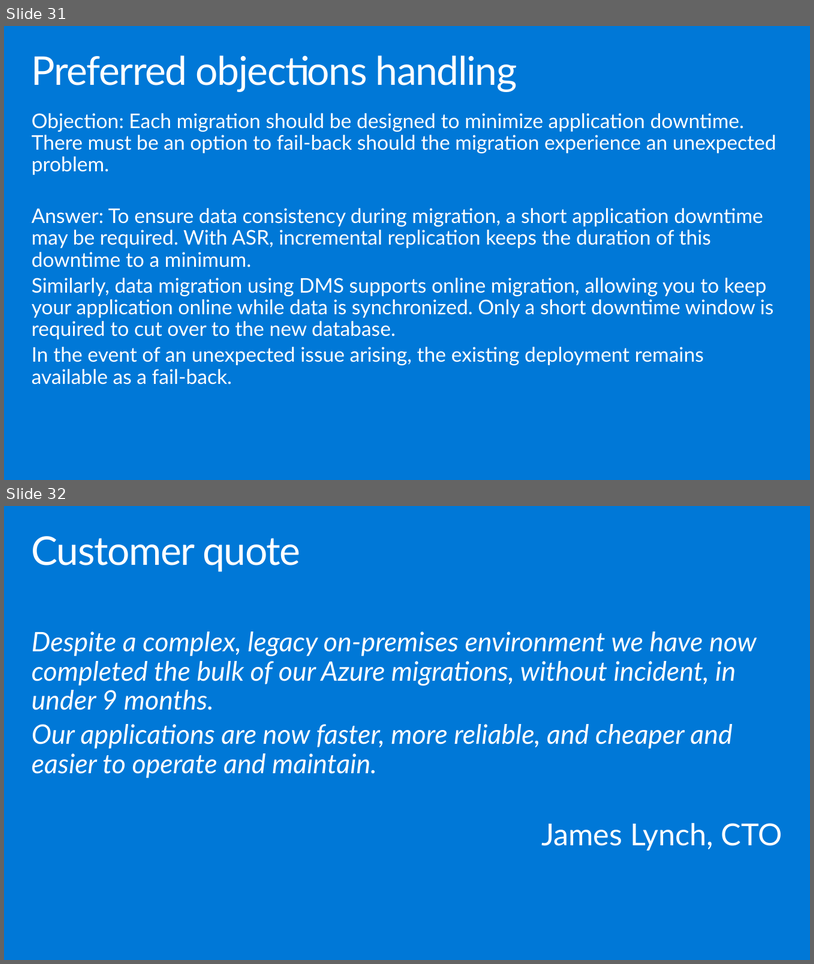
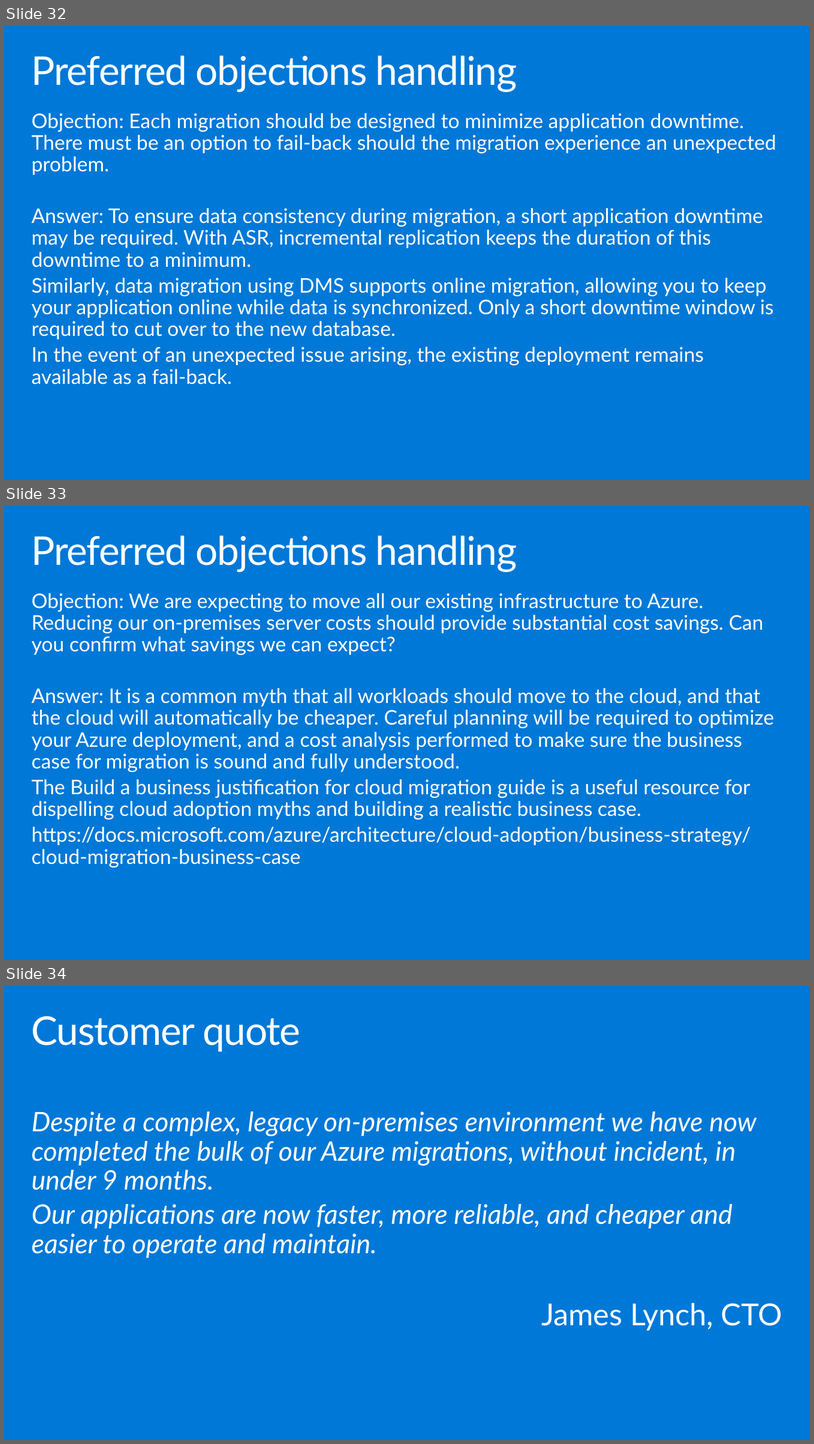
Before and after one commit to yachoukh/MCW-Line-of-business-application-migration, a slide deck: Whiteboard design session/WDS trainer presentation - Azure Migration.pptx. Shown one above the other, each under a label of ours: slides 31 and 32 before the commit, slides 32, 33 and 34 after it. The pictures are 814x964 and 814x1444 pixels, drawn with LibreOffice and Linux fonts; fonts in the diff are those of the drawing. Boxes give left, top, right and bottom in pixels: in the first picture for what was removed or moved away, otherwise in the second. Text is boxed around its words. In the diff, an @@ line names an element or a change of style, - is before the commit and + after.

```diff
--- a/Whiteboard design session/WDS trainer presentation - Azure Migration.pptx
+++ b/Whiteboard design session/WDS trainer presentation - Azure Migration.pptx
@@ slide 33 added at <box>4,506,810,960</box>, background #0078D7 @@
@@ title added at <box>32,535,518,572</box>, 47 pt, text #FFFFFF @@
+Preferred objections handling
@@ text added at <box>32,593,774,867</box>, 24 pt, text #FFFFFF @@
+Objection: We are expecting to move all our existing infrastructure to Azure. Reducing our on-premises server costs should provide substantial cost savings. Can you confirm what savings we can expect?
+Answer: It is a common myth that all workloads should move to the cloud, and that the cloud will automatically be cheaper. Careful planning will be required to optimize your Azure deployment, and a cost analysis performed to make sure the business case for migration is sound and fully understood.
+The Build a business justification for cloud migration guide is a useful resource for dispelling cloud adoption myths and building a realistic business case.
+https://docs.microsoft.com/azure/architecture/cloud-adoption/business-strategy/cloud-migration-business-case
@@ what was slide 31 is now slide 32 @@
@@ what was slide 32 is now slide 34 @@
```
Also in this commit, not shown: 2 slides changed, 1 other slide added, 2 other files.
